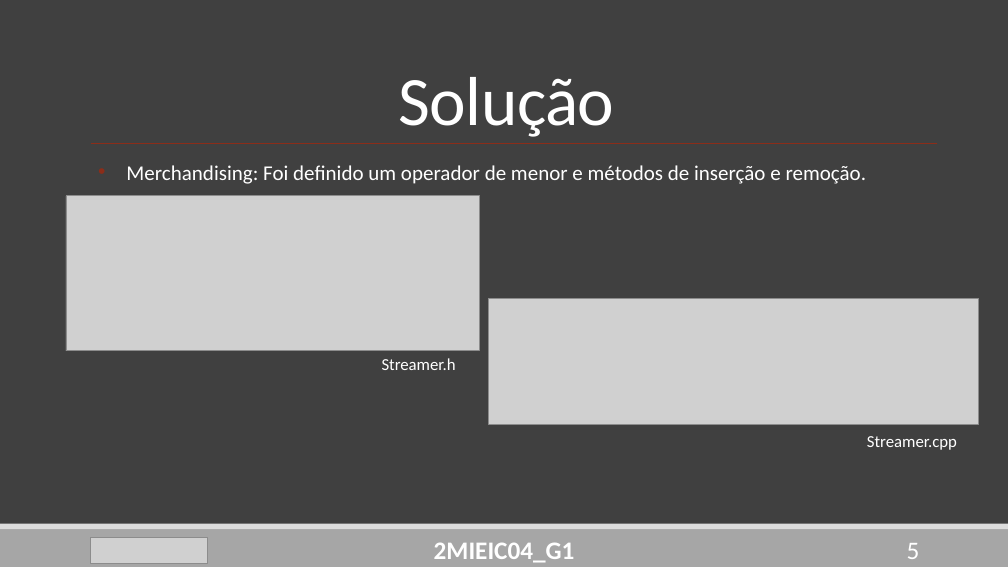
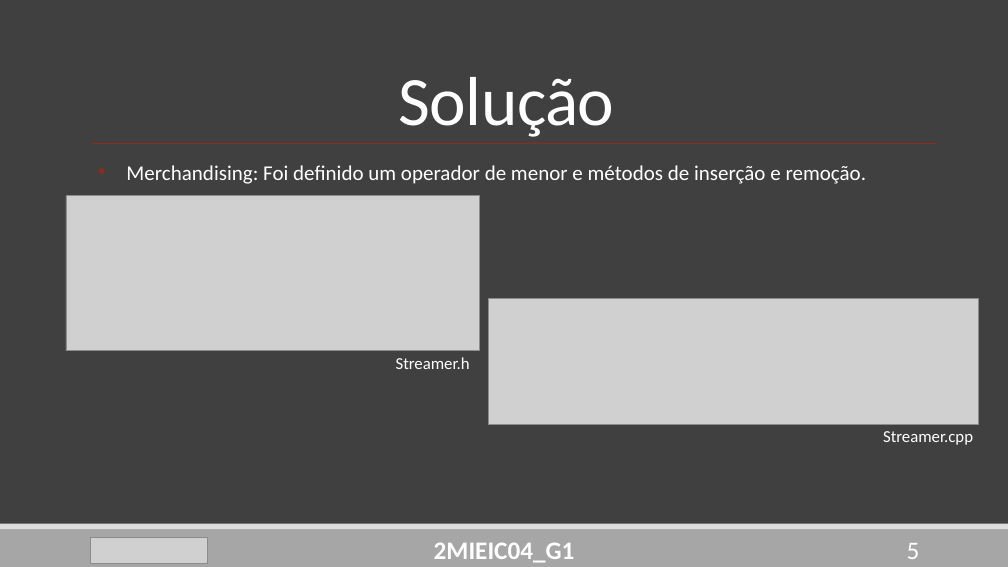
Before and after one commit to DoStini/FEUP-AEDA-proj, a slide deck: slide 5 of StreamZ__P2.pptx. Drawn at 1008x567 pixels with LibreOffice and Linux fonts; fonts in the diff are those of the drawing; grey boxes stand for pictures. Boxes give left, top, right and bottom in pixels: in the first picture for what was removed or moved away, otherwise in the second. Text is boxed around its words. In the diff, an @@ line names an element or a change of style, - is before the commit and + after.

```diff
--- a/StreamZ__P2.pptx
+++ b/StreamZ__P2.pptx
@@ text "Streamer.h": place and size @@
-text "Streamer.h" at [382, 358, 456, 370]
+text "Streamer.h" at [396, 357, 470, 369]
@@ text "Streamer.cpp": place and size @@
-text "Streamer.cpp" at [867, 436, 957, 450]
+text "Streamer.cpp" at [883, 431, 973, 445]
```
Also in this commit, not shown: 6 other slides changed, 1 other file.
